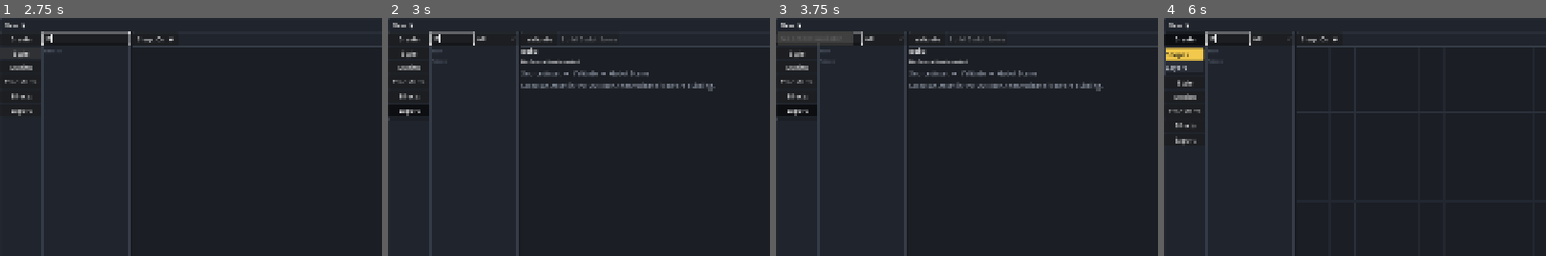
Above: before the commit, frames 1-4 (left to right).
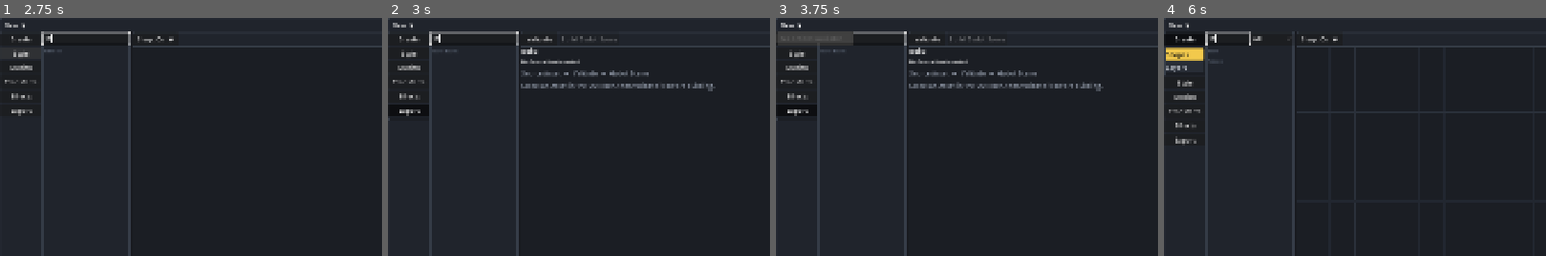
Above: after the commit, the same moments.

Repository: umut144/PolyPixar
Game: Godot game, scene res://scenes/main.tscn
Two runs of this game, one before a commit and one after it. Both use one fixed random seed, a clock stepped at 60 frames per second and the inputs below.
Inputs (mouse positions are % of the whole screen's width and height, from its top left):
- Up to frame 1 (2.75 s): click (8, 4) at 0.52 s; type "12" at 0.6 s; click "Style" at 1.25 s; click "Style" at 2 s
- Up to frame 2 (3 s): click "Export" at 2.75 s
- Up to frame 3 (3.75 s): click "New ▼" at 3.5 s
- Up to frame 4 (6 s): click "New ▼" at 4.25 s; click "Workspace ▼" at 5 s; click "Create" at 5.75 s
The pictures show only the part of the screen within x 0-50%, y 0-50%; the shares and areas given below are measured in that part.

Frame 1 is identical in both runs. In frame 2, 0.3% of the frame differs, in the area x 11-35%, y 5-20%; in frame 3, 0.3%; in frame 4, nothing differs.

Commit message:
refactor: separate export build interface

Diff:
--- a/scripts/main.gd
+++ b/scripts/main.gd
@@ -2347,9 +2347,12 @@
 func _render_outliner() -> void:
 	_clear(outliner_list)
 	if is_instance_valid(outliner_filter_option):
-		outliner_filter_option.visible = active_module != "Style"
+		outliner_filter_option.visible = active_module != "Style" and active_module != "Export"
 	if active_module == "Style":
 		_render_material_outliner()
+		return
+	if active_module == "Export":
+		_render_export_outliner()
 		return
 	var search_text := outliner_search_input.text.strip_edges().to_lower() if is_instance_valid(outliner_search_input) else ""
 	var show_assets := outliner_filter == "all" or outliner_filter == "assets"
@@ -2392,6 +2395,41 @@
 		_style_outliner_button(material_button, str(material.get("id", "")) == selected_material_id)
 		material_button.pressed.connect(_select_material.bind(str(material.get("id", ""))))
 		outliner_list.add_child(material_button)
+
+
+func _render_export_outliner() -> void:
+	var search_text := outliner_search_input.text.strip_edges().to_lower() if is_instance_valid(outliner_search_input) else ""
+	var source_assets: Array[Dictionary] = []
+	for asset in assets:
+		if search_text.is_empty() or str(asset.get("name", "")).to_lower().contains(search_text):
+			source_assets.append(asset)
+	source_assets.sort_custom(_sort_named_documents)
+	outliner_list.add_child(_create_outliner_group_label("Source Assets"))
+	for asset in source_assets:
+		var asset_id := str(asset.get("id", ""))
+		var source_button := Button.new()
+		source_button.text = str(asset.get("name", "Asset"))
+		source_button.custom_minimum_size = Vector2(0, 30)
+		source_button.size_flags_horizontal = Control.SIZE_EXPAND_FILL
+		source_button.alignment = HORIZONTAL_ALIGNMENT_LEFT
+		source_button.focus_mode = Control.FOCUS_NONE
+		_style_outliner_button(source_button, asset_id == selected_asset_id)
+		source_button.pressed.connect(_select_export_source_asset.bind(asset_id))
+		outliner_list.add_child(source_button)
+
+
+func _select_export_source_asset(asset_id: String) -> void:
+	if _get_asset(asset_id).is_empty():
+		return
+	selected_asset_id = asset_id
+	selected_component_id = ""
+	selected_texture_id = ""
+	selected_element_id = ""
+	selected_material_id = ""
+	active_state = ""
+	_render_outliner()
+	_render_inspector()
+	_render_canvas_context()
 
 
 func _render_lookdev_outliner() -> void:
@@ -3739,6 +3777,11 @@
 	active_module = _module_name
 	if active_module != "Style":
 		selected_material_id = ""
+	if active_module == "Export":
+		selected_component_id = ""
+		selected_texture_id = ""
+		selected_element_id = ""
+		active_state = ""
 	var pressed_section := _find_section(_module_name)
 	for section in module_sections:
 		section.set_expanded(section == pressed_section and section.expanded)
Not shown, changed: docs/AI_CONTEXT.md
Not shown, changed: docs/ARCHITECTURE.md
